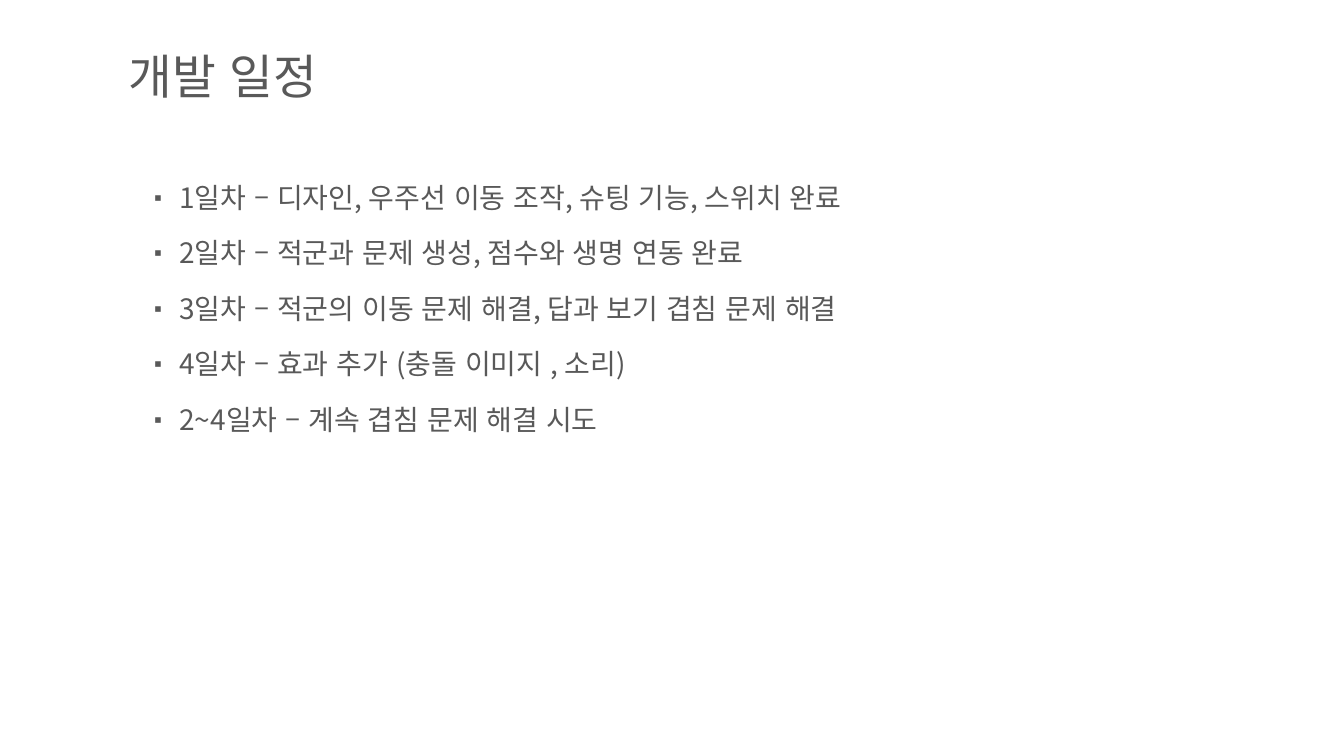
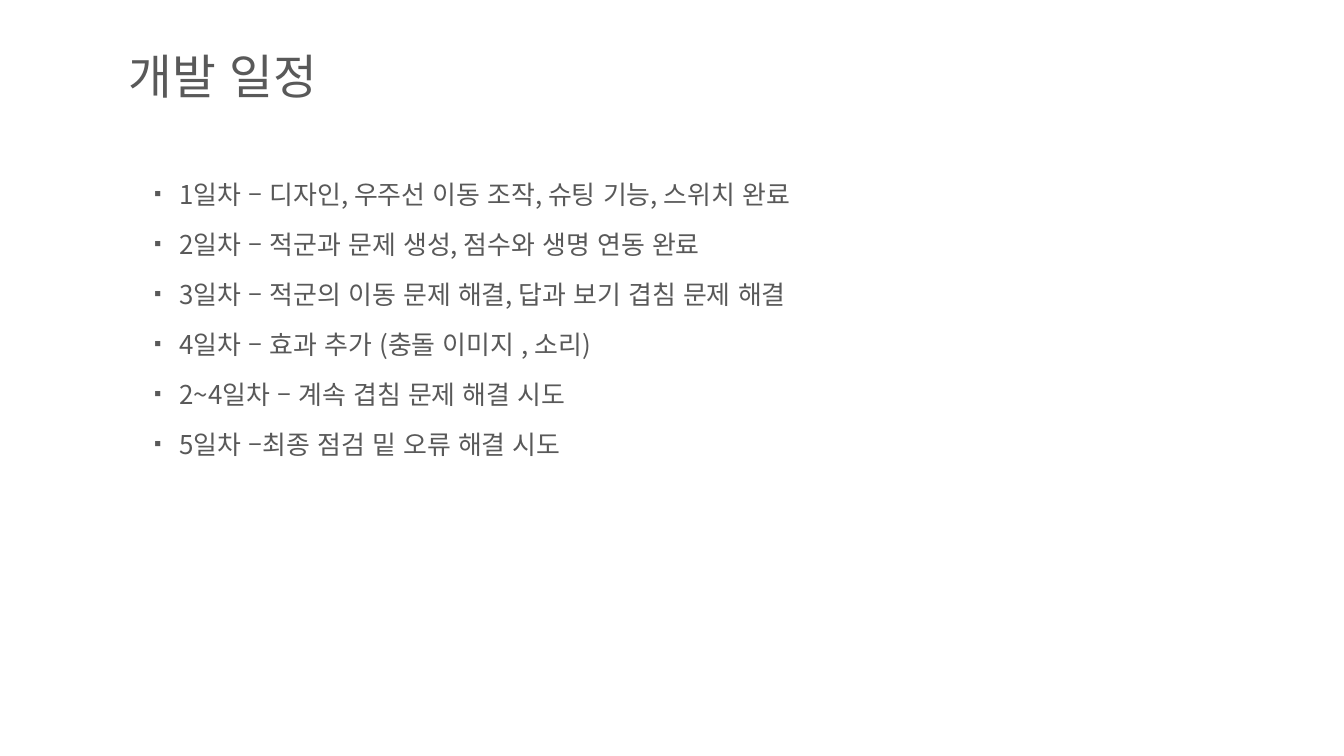
Before and after one commit to AVOCAT-STUDIO/shootinggame, a slide deck: slide 4 of project-0613-master/PPT 준비.pptx. Drawn at 1344x756 pixels with LibreOffice and Linux fonts; fonts in the diff are those of the drawing; background and template pictures are left out. Boxes give left, top, right and bottom in pixels: in the first picture for what was removed or moved away, otherwise in the second. Text is boxed around its words. In the diff, an @@ line names an element or a change of style, - is before the commit and + after.

```diff
--- a/project-0613-master/PPT 준비.pptx
+++ b/project-0613-master/PPT 준비.pptx
@@ text at (179, 182, 790, 406): size 20 to 18.5 pt in "1일차 – 디자인, 우주선 이동 조작, 슈팅 ...", "2일차 – 적군과 문제 생성, 점수와 생명 ...", "3일차 – 적군의 이동 문제 해결, 답과 ...", "4일차 – 효과 추가 (충돌 이미지 , ..." and 1 more places; line spacing 0.9 to 0.8 @@
@@ text at (179, 432, 561, 456): paragraph added @@
+▪ 5일차 –최종 점검 밑 오류 해결 시도
```
Also in this commit, not shown: 2 other slides changed, 3 other files.
